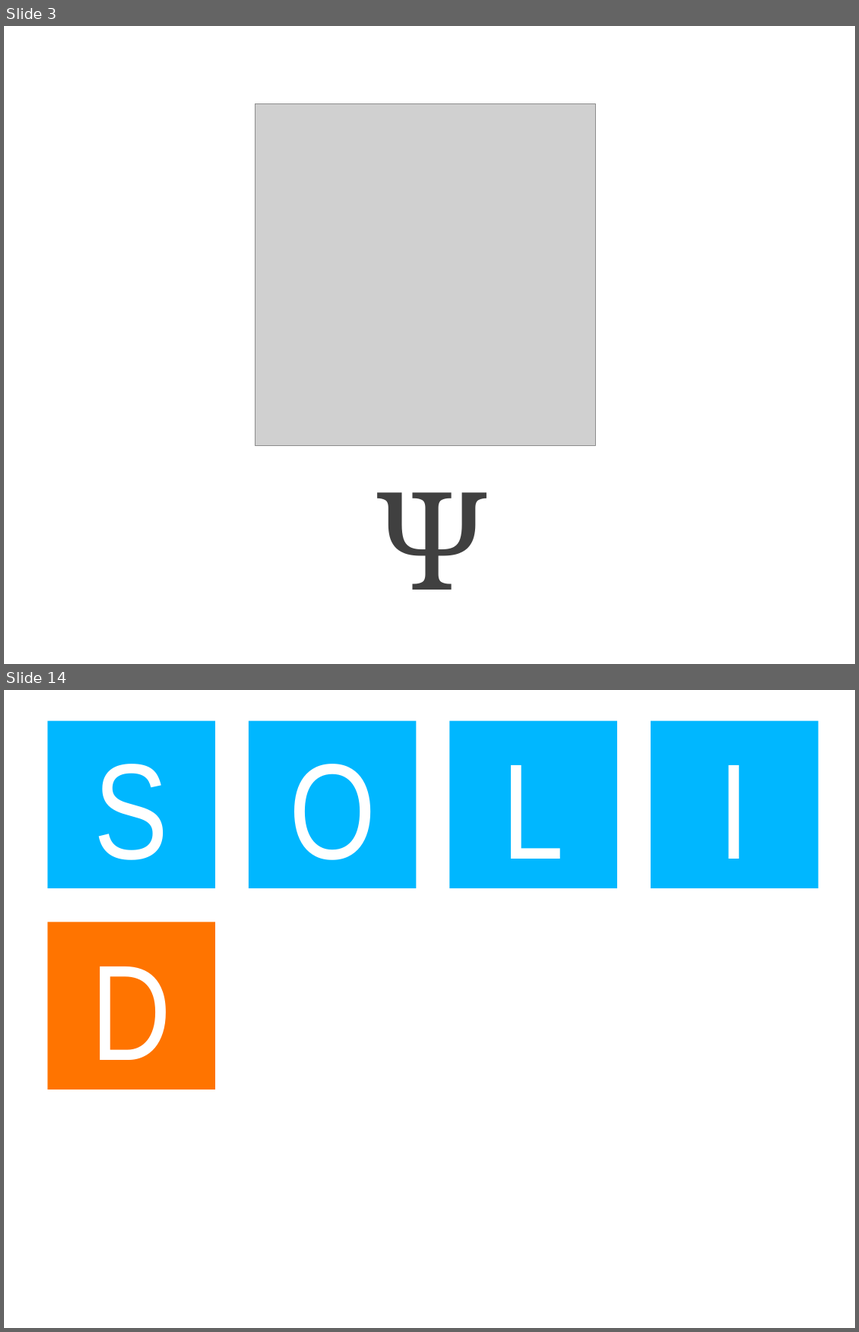
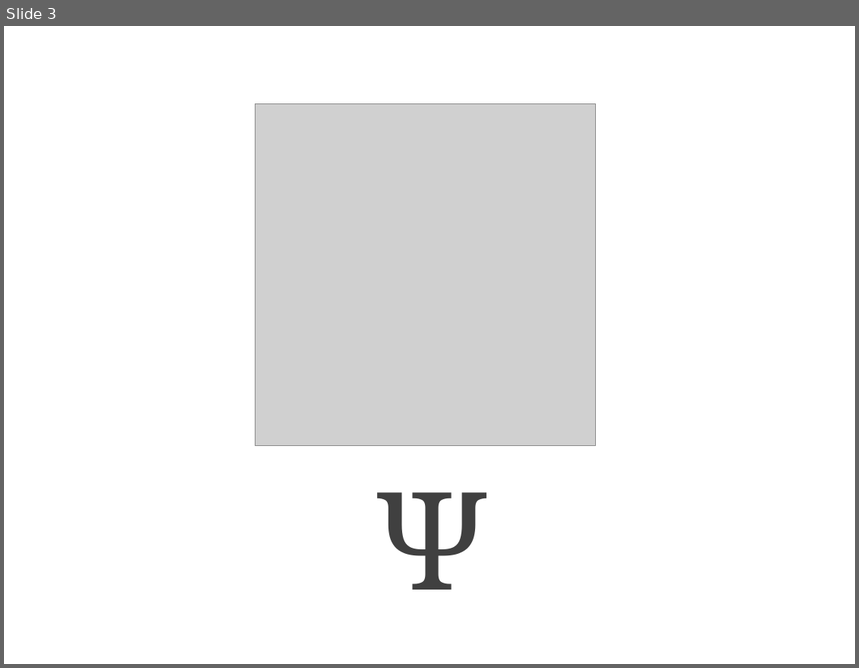
Before and after one commit to cessor/empathiccode, a slide deck: WeaselWords-DotnetDevCon.pptx. Shown one above the other, each under a label of ours: slides 3 and 14 before the commit, slide 3 after it; the slides between them are not shown. The pictures are 859x1332 and 859x668 pixels, drawn with LibreOffice and Linux fonts; fonts in the diff are those of the drawing; grey boxes stand for pictures. Boxes give left, top, right and bottom in pixels: in the first picture for what was removed or moved away, otherwise in the second. Text is boxed around its words. In the diff, an @@ line names an element or a change of style, - is before the commit and + after.

```diff
--- a/WeaselWords-DotnetDevCon.pptx
+++ b/WeaselWords-DotnetDevCon.pptx
@@ slide 14 removed at <box>4,690,855,1328</box>, background #FFFFFF @@
@@ rectangle removed at <box>47,720,215,888</box> @@
-S
@@ rectangle removed at <box>248,720,416,888</box> @@
-O
@@ rectangle removed at <box>450,720,618,888</box> @@
-L
@@ rectangle removed at <box>651,720,819,888</box> @@
-I
@@ rectangle removed at <box>47,923,215,1090</box> @@
-D
```
Also in this commit, not shown: 1 slide changed, 51 slides added, 67 other slides removed, 1 other file.
